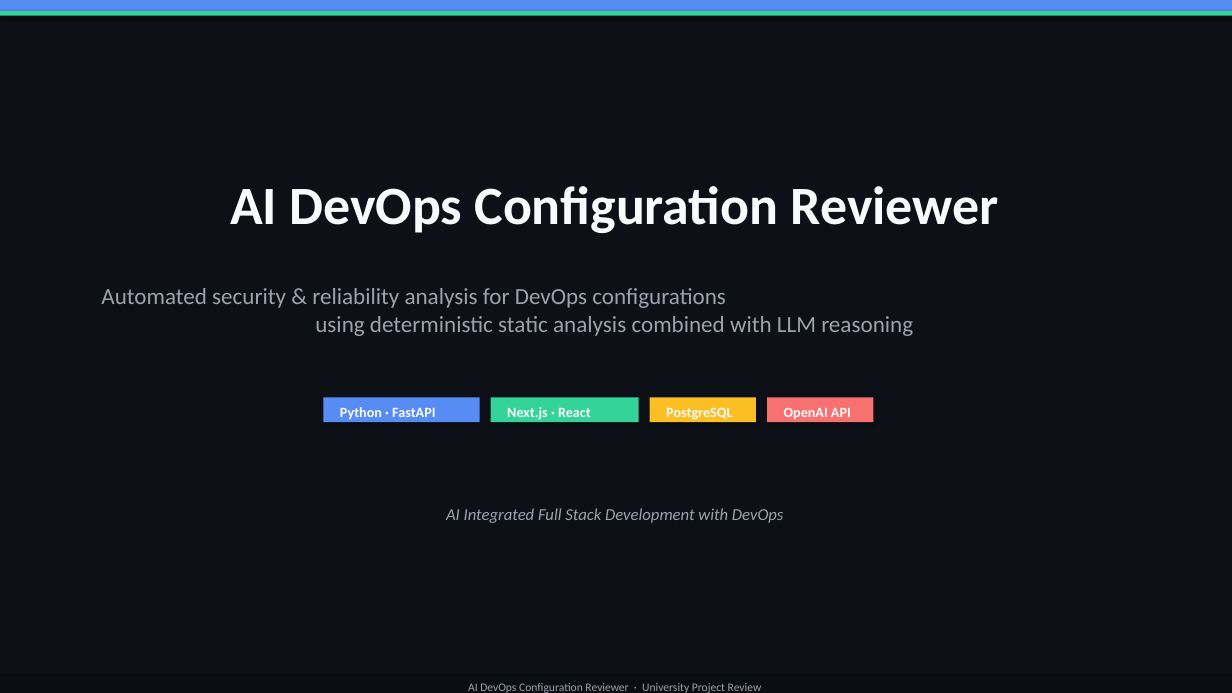
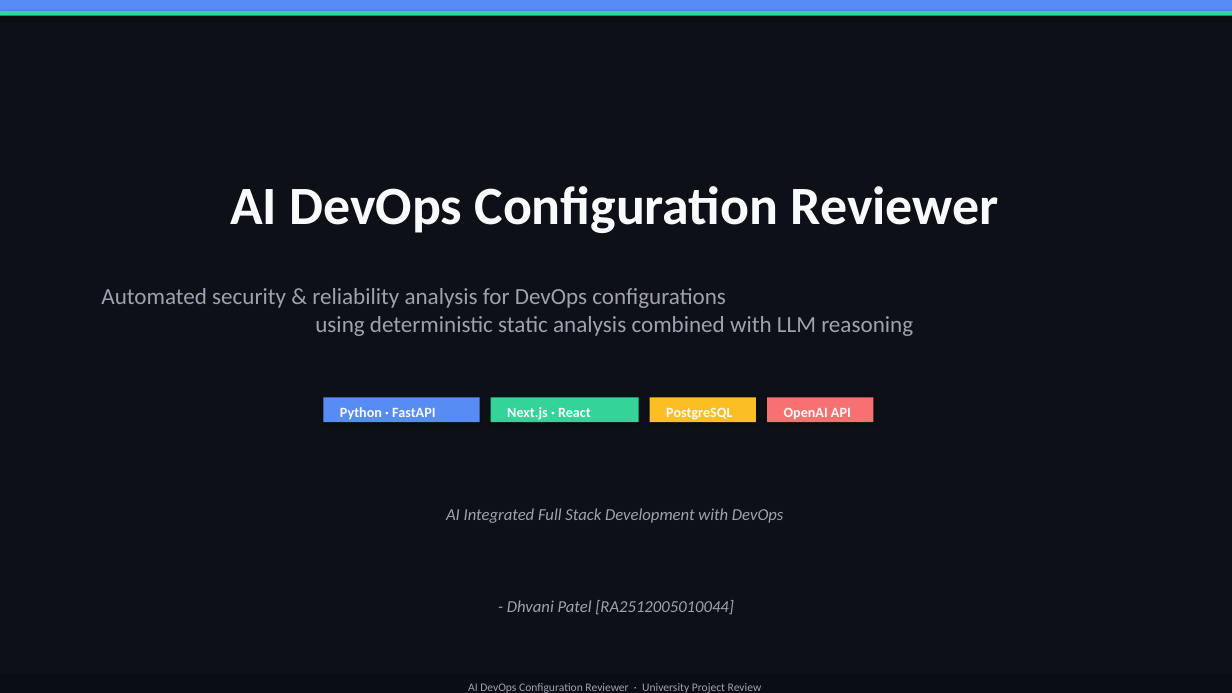
Before and after one commit to Dhvani16/ai-devops-configuration-reviewer, a slide deck: slide 1 of AI_DevOps_Reviewer_Presentation.pptx. Drawn at 1232x693 pixels with LibreOffice and Linux fonts; fonts in the diff are those of the drawing. Boxes give left, top, right and bottom in pixels: in the first picture for what was removed or moved away, otherwise in the second. Text is boxed around its words. In the diff, an @@ line names an element or a change of style, - is before the commit and + after.

```diff
--- a/AI_DevOps_Reviewer_Presentation.pptx
+++ b/AI_DevOps_Reviewer_Presentation.pptx
@@ text added at [507,600,734,614], 13 pt, text #9CA3AF, italic @@
+- Dhvani Patel [RA2512005010044]
```
Also in this commit, not shown: 2 other slides changed.
